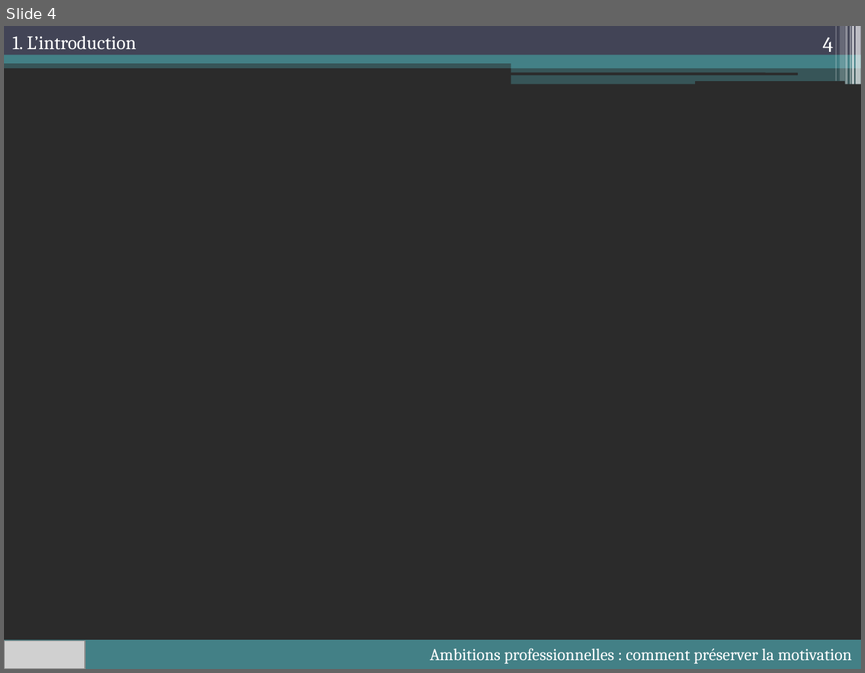
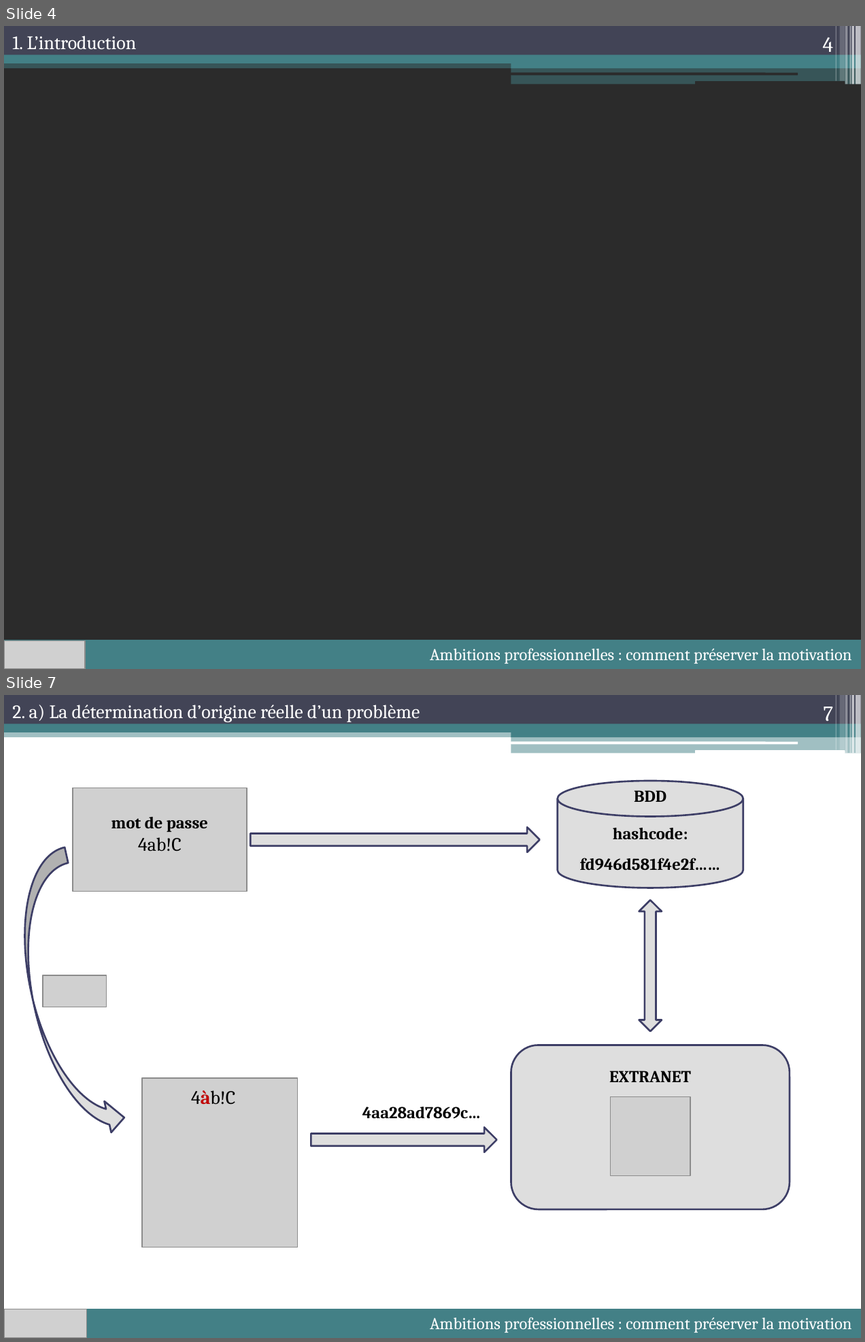
Before and after one commit to lioubouchkin/soutenance, a slide deck: Soutenance.pptx. Shown one above the other, each under a label of ours: slide 4 before the commit, slides 4 and 7 after it; the slides between them are not shown. The pictures are 865x673 and 865x1342 pixels, drawn with LibreOffice and Linux fonts; fonts in the diff are those of the drawing; grey boxes stand for pictures; background and template pictures are left out; a plain dark background stands for a picture behind light text. Boxes give left, top, right and bottom in pixels: in the first picture for what was removed or moved away, otherwise in the second. Text is boxed around its words. In the diff, an @@ line names an element or a change of style, - is before the commit and + after.

```diff
--- a/Soutenance.pptx
+++ b/Soutenance.pptx
@@ slide 7 added at (4, 695, 861, 1338), background #FFFFFF; not listed: 13 template elements that a slide beside it also shows @@
@@ text added at (12, 705, 420, 722), 16 pt, text #FFFFFF @@
+2. a) La détermination d’origine réelle d’un problème
@@ page number added at (823, 707, 833, 726), 18 pt, text #FFFFFF @@
+7
@@ picture added at (73, 787, 247, 892) @@
@@ cylinder added at (558, 781, 743, 888), fill #DEDEDE, outline #3D3E66 1.5 pt, 14 pt, text #000000, bold @@
+hashcode:
+fd946d581f4e2f……
@@ text added at (634, 790, 666, 802), 14 pt, text #000000, bold @@
+BDD
@@ text added at (111, 817, 208, 851), 14 pt, text #000000, bold @@
+mot de passe
+4ab!C
@@ right arrow added at (251, 827, 541, 852), fill #DEDEDE, outline #3D3E66 1.5 pt @@
@@ curved right arrow added at (4, 847, 128, 1147), fill #DEDEDE, outline #3D3E66 1.5 pt @@
@@ up down arrow added at (639, 900, 662, 1031), fill #DEDEDE, outline #3D3E66 1.5 pt @@
@@ picture added at (43, 975, 106, 1007) @@
@@ rounded rectangle added at (511, 1045, 789, 1209), fill #DEDEDE, outline #3D3E66 1.5 pt, 14 pt, text #000000, bold @@
+EXTRANET
@@ picture added at (142, 1078, 298, 1246) @@
@@ text added at (191, 1090, 235, 1104), 16 pt, text #000000 @@
+4àb!C
@@ picture added at (611, 1097, 690, 1176) @@
@@ text added at (362, 1106, 481, 1119), 14 pt, text #000000, bold @@
+4aa28ad7869c…
@@ right arrow added at (311, 1127, 496, 1152), fill #DEDEDE, outline #3D3E66 1.5 pt @@
@@ rectangle added at (4, 1308, 861, 1338), fill #438086, 14 pt, text #FFFFFF @@
+Ambitions professionnelles : comment préserver la motivation
@@ picture added at (4, 1309, 87, 1338) @@
```
Also in this commit, not shown: 5 other slides added, 1 slide removed, 11 other files.
